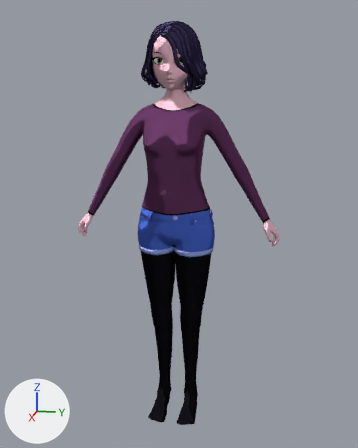
Renders of the Blender file Narcissa 3.1/charactermodel/attempt2.blend from each side of a commit.
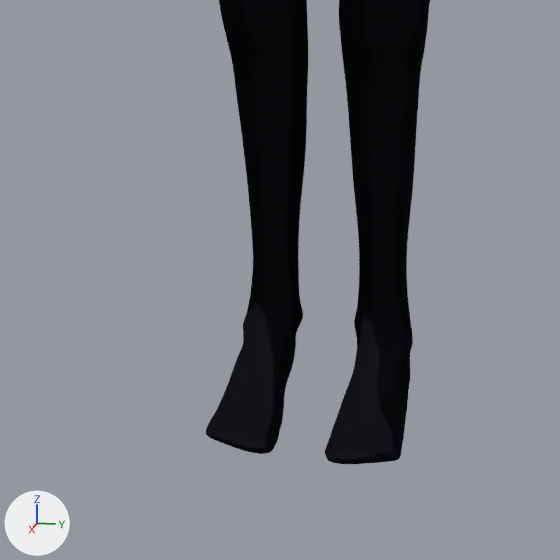
The first picture shows the older version from a 50 mm camera at (2.127, 0.443, 1.475) aimed at (-0.01, 0.015, 0.941). The close-ups show both versions on the part from 28% to 65% of the width and 70% to 100% of the height of that picture; other places that the commit changed are outside them. Arrows for +X, +Y and +Z are at lower left; the lights stay in place.

Before the edit, the objects in view are built like this:
```python
me_plane_062 = bpy.data.meshes.new('Plane.062')
me_plane_062.from_pydata(...)  # 503 vertices, 488 faces; spans x -0.136..0.128, y -0.184..0.0, z -0.003..1.022
me_plane_062.polygons.foreach_set('use_smooth', [True] * 488)
me_plane_062.materials.append(mat_material)
ob_tights = bpy.data.objects.new('Tights', me_plane_062)
ob_tights.location = (0.0, 0.0, 0.0)
_m = ob_tights.modifiers.new('Mirror', 'MIRROR')
_m.use_axis = (False, True, False)
_m.use_clip = True
_m = ob_tights.modifiers.new('Subdivision', 'SUBSURF')
_m.render_levels = 1
_m = ob_tights.modifiers.new('Solidify', 'SOLIDIFY')
_m.thickness = -0.0005
_m.use_rim_only = True
_m.nonmanifold_thickness_mode = 'FIXED'
_m.nonmanifold_merge_threshold = 0.0003
```
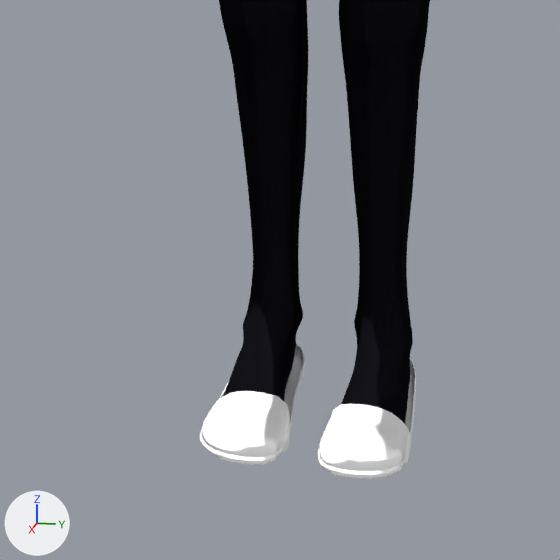
Where the change shows, as pixel boxes [x1, y1, x2, y2] in the close-ups (560 x 560 px):
'Boots.001', added: after [200, 344, 416, 478]

What changed in the scene script:
```text
Add me_plane_067:
    me_plane_067.from_pydata(...)  # 460 vertices, 434 faces; spans x -0.1..0.141, y -0.121..-0.018, z -0.005..0.04
    me_plane_067.polygons.foreach_set('use_smooth', [True] * 434)
    me_plane_067.materials.append(mat_material)
Add ob_boots_001:
    ob_boots_001 = bpy.data.objects.new('Boots.001', me_plane_067)
    ob_boots_001.location = (0.0, 0.0, 0.0)
    _m = ob_boots_001.modifiers.new('Mirror', 'MIRROR')
    _m.use_axis = (False, True, False)
    _m.use_clip = True
```
